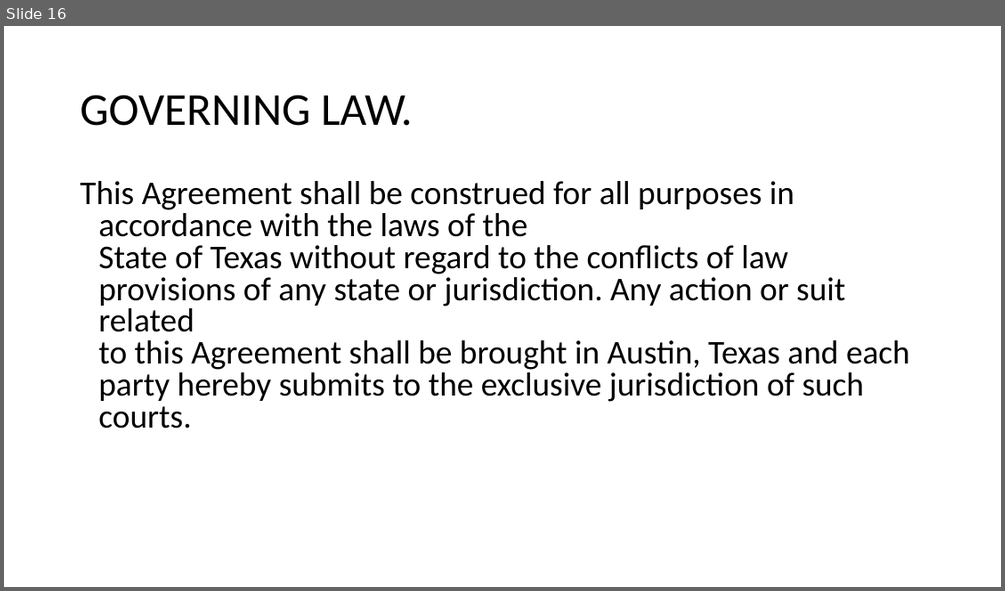
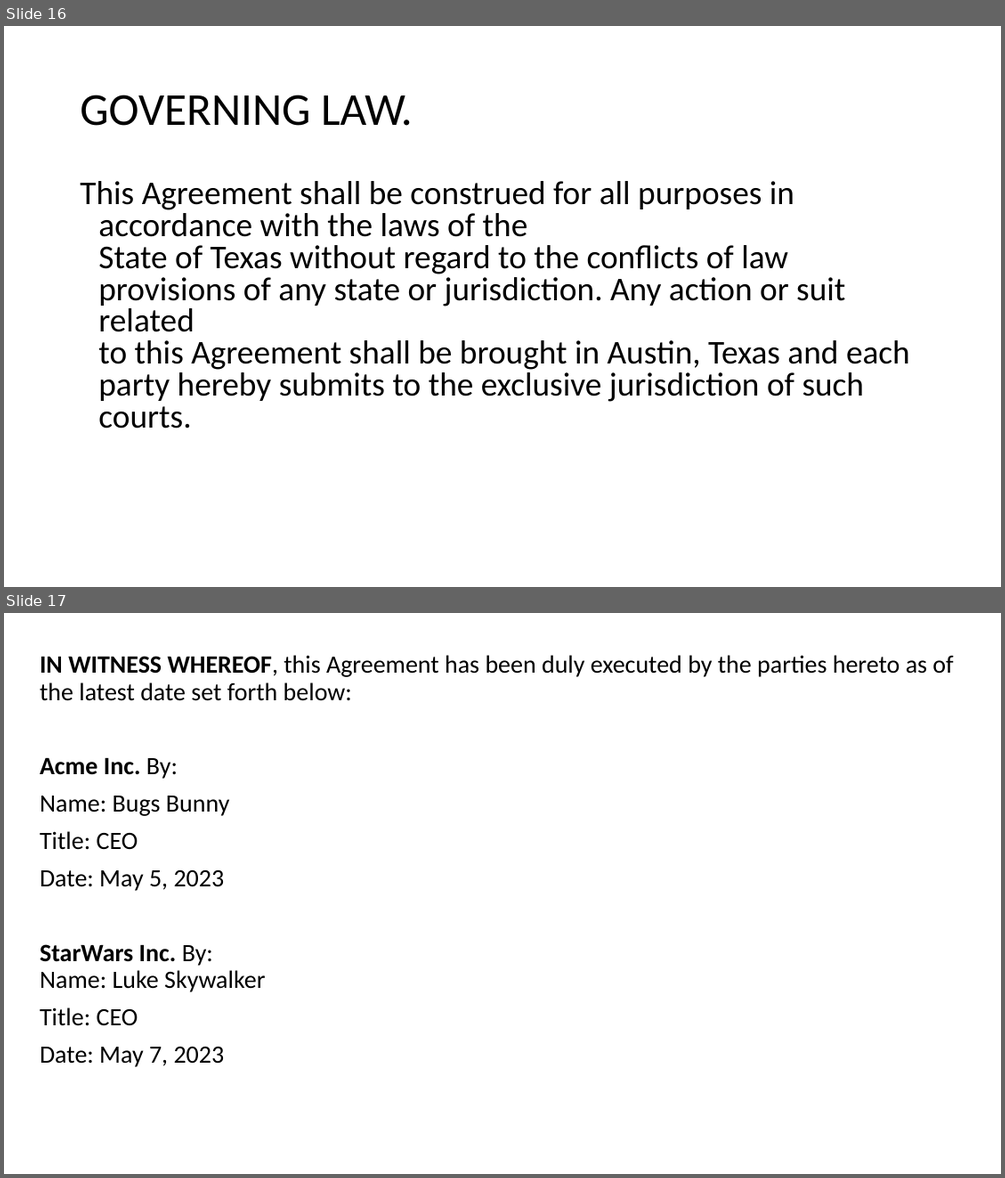
Before and after one commit to ThirdAILabs/Universe, a slide deck: thirdai_python_package_tests/neural_db/document_test_data/connector_docs/SharePoint/sample_nda.pptx. Shown one above the other, each under a label of ours: slide 16 before the commit, slides 16 and 17 after it. The pictures are 1005x591 and 1005x1178 pixels, drawn with LibreOffice and Linux fonts; fonts in the diff are those of the drawing. Boxes give left, top, right and bottom in pixels: in the first picture for what was removed or moved away, otherwise in the second. Text is boxed around its words. In the diff, an @@ line names an element or a change of style, - is before the commit and + after.

```diff
--- a/thirdai_python_package_tests/neural_db/document_test_data/connector_docs/SharePoint/sample_nda.pptx
+++ b/thirdai_python_package_tests/neural_db/document_test_data/connector_docs/SharePoint/sample_nda.pptx
@@ slide 17 added at (x1=4, y1=613, x2=1001, y2=1174), background #FFFFFF @@
@@ text added at (x1=40, y1=655, x2=953, y2=1067), 24 pt, text #000000 @@
+IN WITNESS WHEREOF, this Agreement has been duly executed by the parties hereto as of the latest date set forth below:
+Acme Inc. By:
+Name: Bugs Bunny
+Title: CEO
+Date: May 5, 2023
+StarWars Inc. By:
+Name: Luke Skywalker
+Title: CEO
+Date: May 7, 2023
```
Also in this commit, not shown: 2 other files.
